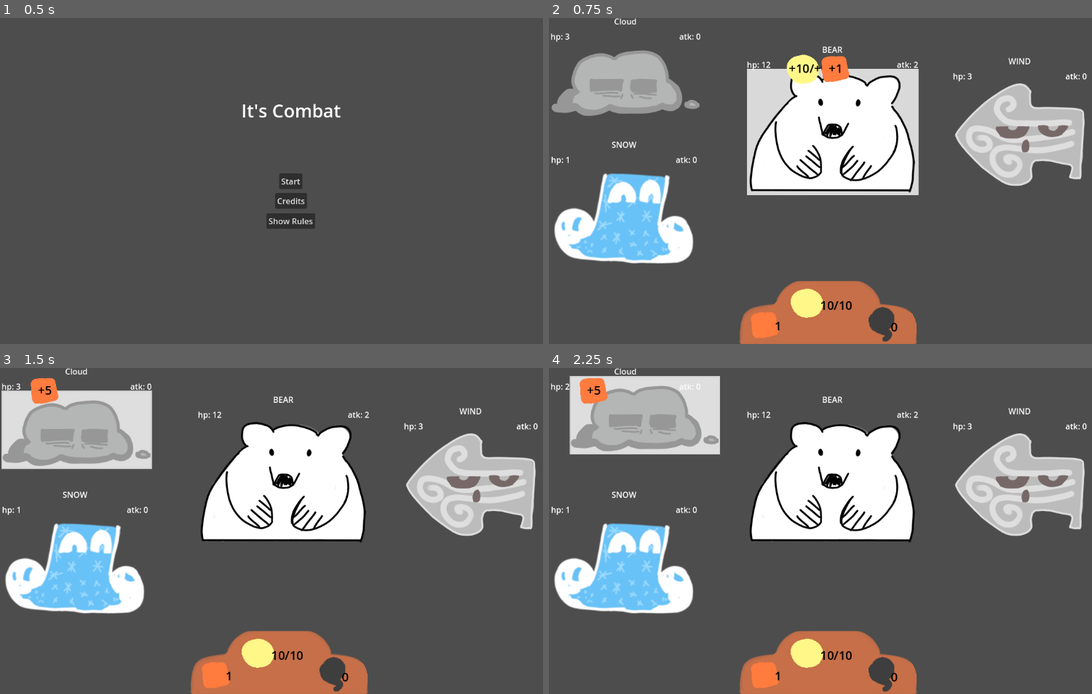
Above: before the commit, frames 1-4 (two rows, left to right).
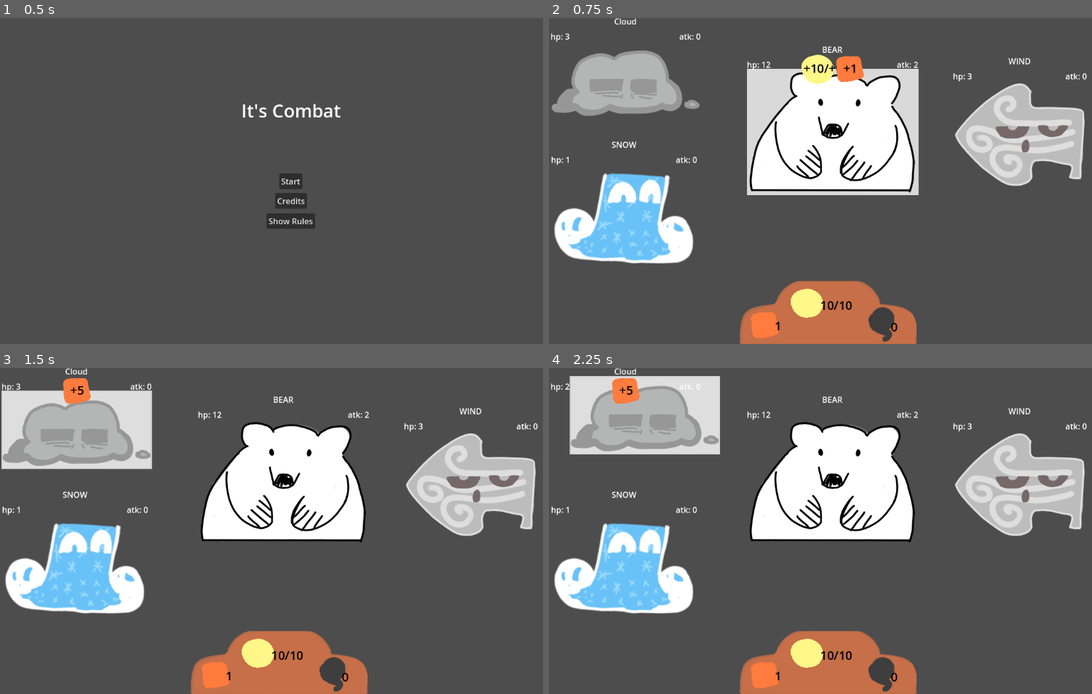
Above: after the commit, the same moments.

Repository: alex-mike-mark-again/godot-combat
Game: Godot game, scene res://main_menu.tscn
Same seed, same stepped clock (60 frames per second), same inputs: the game is played once before the commit and once after it. The engine's default icon, where the game draws it, is replaced by a stand-in: a white triangle on a blue panel in a dark square.
Inputs (mouse positions are in pixels of both pictures, inside the frame that each line leads up to):
- Up to frame 1 (0.5 s): no input
- Up to frame 2 (0.75 s): click "Start" at 0.5 s
- Up to frame 3 (1.5 s): click (76, 429) at 1.27 s
- Up to frame 4 (2.25 s): click (625, 429) at 2.02 s

Frame 1 is identical in both runs. In frame 2, 0.9% of the frame differs, in the area x 43-59%, y 11-21%; in frame 3, 0.7%; in frame 4, 0.7%.

Commit message:
Centers buffs. Removes OoD buffs label

Diff:
--- a/enemies/enemy.gd
+++ b/enemies/enemy.gd
@@ -5,7 +5,6 @@
 
 @export var hpLabel: Label
 @export var atkLabel: Label
-@export var buffLabel: Label
 @export var buff_display: Control
 @export var nameLabel: Label
 @export var animationPlayer: AnimationPlayer
@@ -35,7 +34,6 @@
 	$Labels.size = Vector2(_size.x*_scale.x,_size.y*_scale.y)
 
 func _write_buff_label():
-	buffLabel.text = "Grants\n-----\n"+buff.toString()
 	buff_display.update_display(buff)
 
 func _on_selector_pressed():
--- a/enemies/enemy.tscn
+++ b/enemies/enemy.tscn
@@ -144,13 +144,12 @@
 Button/styles/normal = SubResource("StyleBoxEmpty_8f22k")
 Button/styles/pressed = SubResource("StyleBoxFlat_f4x4b")
 
-[node name="Enemy" type="Control" node_paths=PackedStringArray("hpLabel", "atkLabel", "buffLabel", "buff_display", "nameLabel", "animationPlayer")]
+[node name="Enemy" type="Control" node_paths=PackedStringArray("hpLabel", "atkLabel", "buff_display", "nameLabel", "animationPlayer")]
 layout_mode = 3
 anchors_preset = 0
 script = ExtResource("1_tnjn8")
 hpLabel = NodePath("Labels/HP Label")
 atkLabel = NodePath("Labels/ATK Label")
-buffLabel = NodePath("Labels/Buff Label")
 buff_display = NodePath("Labels/Buff Display")
 nameLabel = NodePath("Labels/Name Label")
 animationPlayer = NodePath("AnimationPlayer")
@@ -196,6 +195,7 @@
 offset_bottom = 32.5
 grow_horizontal = 2
 grow_vertical = 2
+alignment = 1
 
 [node name="light" type="Control" parent="Labels/Buff Display/HBoxContainer"]
 visible = false
@@ -310,22 +310,6 @@
 grow_horizontal = 0
 text = "ATK"
 
-[node name="Buff Label" type="Label" parent="Labels"]
-visible = false
-layout_mode = 1
-anchors_preset = -1
-anchor_left = 0.5
-anchor_top = 1.0
-anchor_right = 0.5
-anchor_bottom = 1.0
-offset_left = -62.0
-offset_top = 20.0
-offset_right = 62.0
-offset_bottom = 50.0
-grow_horizontal = 2
-text = "BUFF"
-autowrap_mode = 2
-
 [node name="Name Label" type="Label" parent="Labels"]
 layout_mode = 1
 anchors_preset = -1
